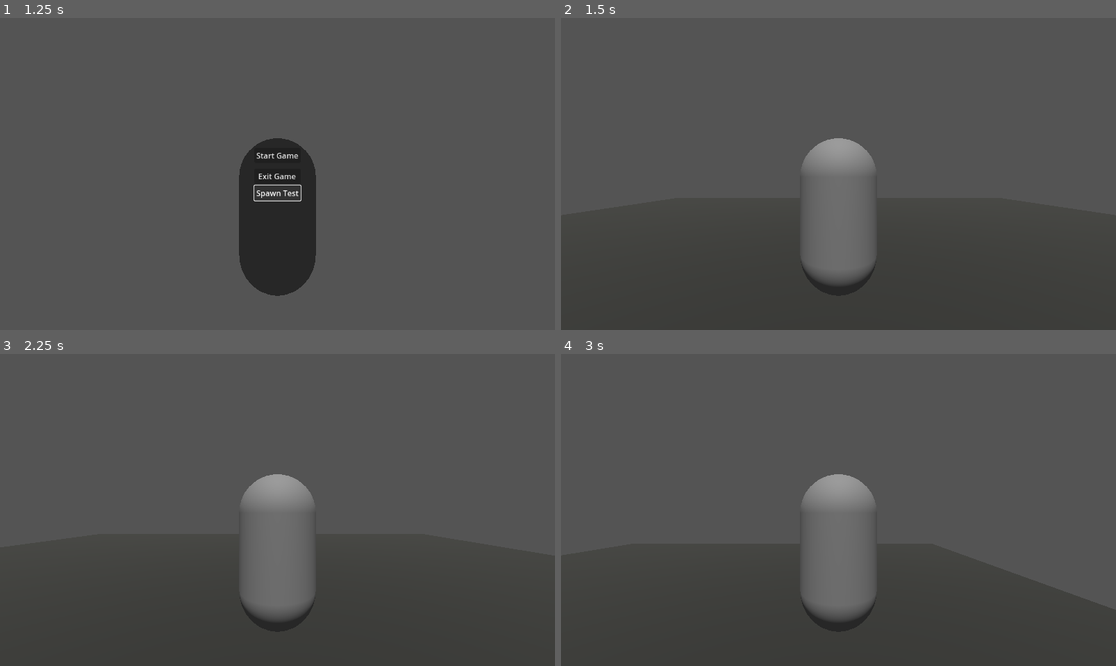
Above: before the commit, frames 1-4 (two rows, left to right).
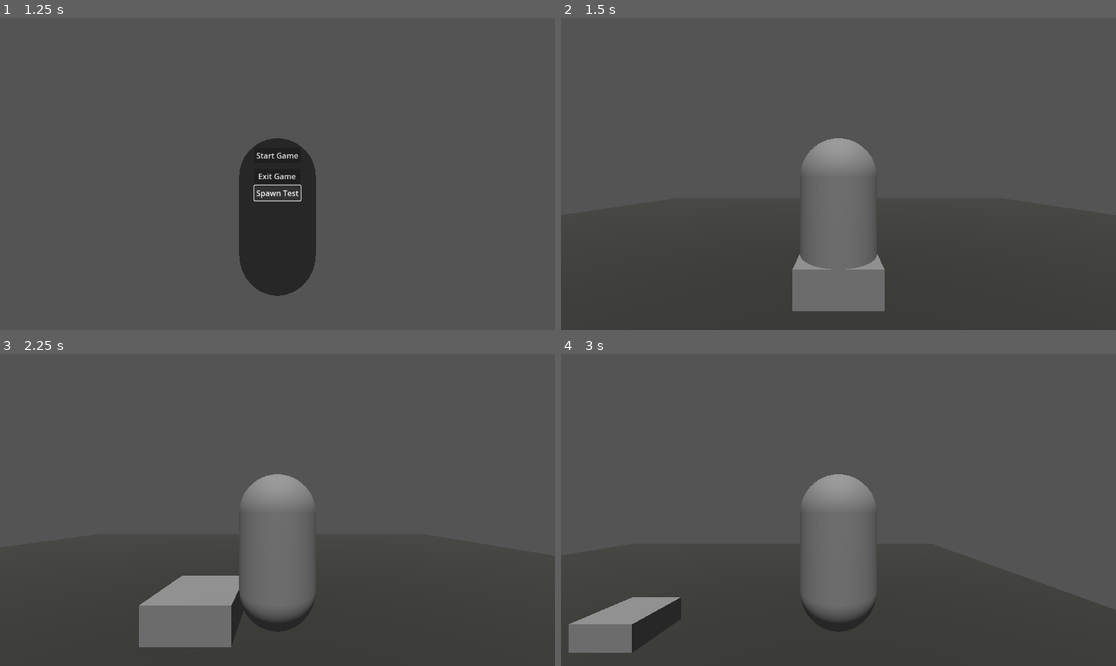
Above: after the commit, the same moments.

Repository: KaiserTorian/Project_Railway
Game: Godot game, scene res://scenes/GUI/title_screen.tscn
Same seed, same stepped clock (60 frames per second), same inputs: the game is played once before the commit and once after it.
Inputs (mouse positions are in pixels of both pictures, inside the frame that each line leads up to):
- Up to frame 1 (1.25 s): click "Spawn Test" at 0.5 s
- Up to frame 2 (1.5 s): click "Start Game" at 1.25 s
- Up to frame 3 (2.25 s): tap Enter at 2 s; move the mouse to (399, 494) at 2.02 s; hold D (cc_right) from 2.03 s (still down)
- Up to frame 4 (3 s): tap Space (cc_jump) at 2.27 s; move the mouse to (727, 525) at 2.77 s; release D (cc_right) at 2.78 s; hold S (cc_backward) from 2.78 s (still down)

Frame 1 is identical in both runs. In frame 2, 2.2% of the frame differs, in the area x 41-59%, y 75-94%; in frame 3, 3.5%, in the area x 25-44%, y 71-94%; in frame 4, 2.0%.
Error before the commit: Invalid access to property or key 'item_spawned' on a base object of type 'Node3D (item_manager.gd)'. (res://scenes/test_scene.tscn::GDScript_a5oyu:15)

Commit message:
itemManager

Diff:
--- a/items/item_base.gd
+++ b/items/item_base.gd
@@ -2,12 +2,14 @@
 extends Node3D
 
 ## This is the base of the Item sceen that adds
-
-var item_prefab: ItemPrefab
+var uid: int
+var prefab: ItemPrefab
 var sprite: Image
-var model: PackedScene
 
 var components: Array[ItemComponents]
+
+@onready var item_mesh: MeshInstance3D = $MeshInstance3D
+
 
 func _ready() -> void:
 	self.update_model()
@@ -17,16 +19,17 @@
 		component.ready()
 
 
-func update_model(new_model: PackedScene = null):
-	if new_model == null:
-		self.model = self.item_prefab.item_model
+func update_model(new_mesh: Mesh = null):
+	if new_mesh == null:
+		print(self)
+		self.item_mesh.mesh = prefab.item_mesh
 	else:
-		self.model = new_model
+		self.item_mesh.mesh = new_mesh
 
 
 func update_sprite(new_sprite: Image = null):
 	if new_sprite == null:
-		self.sprite = self.item_prefab.item_sprite
+		self.sprite = self.prefab.item_sprite
 	else:
 		self.sprite = new_sprite
 
--- a/items/item_components/new_resource.tres
+++ b/items/item_components/new_resource.tres
@@ -4,5 +4,6 @@
 
 [resource]
 script = ExtResource("1_x8oyi")
+test_var1 = 234234
 component_description = "test_comp,test_comp"
 metadata/_custom_type_script = "uid://dve71emj27cqi"
--- a/items/item_prefabs/item_prefab.gd
+++ b/items/item_prefabs/item_prefab.gd
@@ -13,7 +13,7 @@
 
 #FIXME: The string is just a place holder I need a 3D model
 @export_subgroup("model")
-@export var item_model: PackedScene
+@export var item_mesh: Mesh = BoxMesh.new()
 @export var model_offset: Vector3
 
 @export_subgroup("sprite")
--- a/items/item_prefabs/test_item1.tres
+++ b/items/item_prefabs/test_item1.tres
@@ -1,14 +1,13 @@
-[gd_resource type="Resource" script_class="ItemPrefab" load_steps=5 format=3 uid="uid://dcvbeqr7wiyo7"]
+[gd_resource type="Resource" script_class="ItemPrefab" load_steps=4 format=3 uid="uid://dcvbeqr7wiyo7"]
 
 [ext_resource type="Script" uid="uid://henk1sksno5l" path="res://items/item_prefabs/item_prefab.gd" id="1_cu8xr"]
 [ext_resource type="Script" uid="uid://5s6gtr4g8wph" path="res://items/item_components/item_components.gd" id="1_d8nbd"]
-[ext_resource type="Script" uid="uid://dve71emj27cqi" path="res://items/item_components/test_comp.gd" id="2_d8nbd"]
-
-[sub_resource type="Resource" id="Resource_5qyq1"]
-script = ExtResource("2_d8nbd")
-metadata/_custom_type_script = "uid://dve71emj27cqi"
+[ext_resource type="Resource" uid="uid://xsfdacqfn4wq" path="res://items/item_components/new_resource.tres" id="2_j17ym"]
 
 [resource]
 script = ExtResource("1_cu8xr")
-components = Array[ExtResource("1_d8nbd")]([SubResource("Resource_5qyq1")])
+identifier = "test_1"
+item_name = "Test_1"
+item_description = "Das ist ein Test Item"
+components = Array[ExtResource("1_d8nbd")]([ExtResource("2_j17ym")])
 metadata/_custom_type_script = "uid://henk1sksno5l"
--- a/scenes/test_scene.tscn
+++ b/scenes/test_scene.tscn
@@ -1,6 +1,7 @@
-[gd_scene load_steps=6 format=3 uid="uid://crmwp0pdxv0dl"]
+[gd_scene load_steps=7 format=3 uid="uid://crmwp0pdxv0dl"]
 
 [ext_resource type="Script" uid="uid://dfal78xoae7t0" path="res://scenes/characters_spawn_node.gd" id="1_g7g4h"]
+[ext_resource type="Resource" uid="uid://dcvbeqr7wiyo7" path="res://items/item_prefabs/test_item1.tres" id="1_j8ivh"]
 
 [sub_resource type="WorldBoundaryShape3D" id="WorldBoundaryShape3D_a5oyu"]
 
@@ -17,17 +18,16 @@
 extends Node3D
 
 # The parent of the spawend item
-@export var parent_node: Node3D
+@export var item: ItemPrefab
 
 
-# TODO: Fix the random error when spawning an Item
-# TODO: Let it spawn items per signal so we only need one spawner or the spawner node accses an Glabal ItemManager
-#		that spawnes and deletes the iten we want
-
+func _ready() -> void:
+	ItemManager.spawn_item(item)
 
 func _process(_delta: float) -> void:
 	if Input.is_action_just_pressed(\"ui_accept\"):
-		ItemManager.item_spawned.emit(\"res://items/weapon.tscn\",false,self,Vector3(0,0,0))
+		ItemManager.spawn_item(item)
+		print('item spawn')
 	if Input.is_action_just_pressed(\"ui_down\"):
 		if self.get_child_count() > 0:
 			ItemManager.item_deleted.emit(self.get_child(0))
@@ -49,6 +49,7 @@
 [node name="Items" type="Node3D" parent="."]
 transform = Transform3D(1, 0, 0, 0, 1, 0, 0, 0, 1, 0, 2.0328803, 0)
 script = SubResource("GDScript_a5oyu")
+item = ExtResource("1_j8ivh")
 
 [node name="Characters" type="Node3D" parent="."]
 transform = Transform3D(1, 0, 0, 0, 1, 0, 0, 0, 1, 0, 5.913432, 0)
--- a/scripts/globals/character_manager.gd
+++ b/scripts/globals/character_manager.gd
@@ -1,13 +1,14 @@
 extends Node3D
-
-signal charcter_spawned(character: CharacterManager, is_player:bool)
-signal charcter_despawned(is_player:bool)
 
 var all_characters: Dictionary[int,CharacterPrefab] = {}
 var all_players: Dictionary[int,CharacterPrefab] = {}
 
-
-func spawn_character(scene_path: String, spawn_position: Vector3, spawn_rotation: Vector3, is_player: bool = false, _parent: Node3D = self):
+# FIXME: when already a player exists delete the old one or teleport to spawn pos
+func spawn_character(scene_path: String,
+		spawn_position: Vector3,
+		spawn_rotation: Vector3,
+		is_player: bool = false,
+		parent: Node3D = null):
 
 	if is_player and get_viewport().get_camera_3d() != null:
 		return
@@ -15,20 +16,22 @@
 	var character: PackedScene = ResourceLoader.load(scene_path)
 	var character_instance: CharacterPrefab = character.instantiate()
 
-	self.add_child(character_instance,true)
-
 	var uid = Uid.get_new_id(character_instance)
+	self.all_characters[uid] = character_instance
+	if is_player:
+		self.all_players[uid] = character_instance
 
 	character_instance.character_uid = uid
 	character_instance.is_player = is_player
+
+	if parent == null:
+		self.add_child(character_instance,true)
+	else:
+		parent.add_child(character_instance,true)
+
 	character_instance.global_position = spawn_position
 	character_instance.global_rotation = spawn_rotation
 
-	all_characters[uid] = character_instance
-	if is_player:
-		all_players[uid] = character_instance
-
-	charcter_spawned.emit(character_instance,is_player)
 
 func despawn_character(character: CharacterPrefab):
 	if character == null:
@@ -42,7 +45,6 @@
 
 	character.queue_free()
 
-	charcter_despawned.emit(is_player)
 
 func despawn_all_characters():
 	for index in all_characters:
--- a/scripts/globals/item_manager.gd
+++ b/scripts/globals/item_manager.gd
@@ -1,14 +1,49 @@
 extends Node3D
 
 
-const BASE_ITEM_SCENE: PackedScene = preload("res://scenes/GUI/loading_scene.tscn")
-var all_items:Dictionary[int,ItemPrefab] = {}
+const BASE_ITEM_SCENE: PackedScene = preload("res://items/base_item.tscn")
+var all_items:Dictionary[int,ItemBase] = {}
 
 
 func spawn_item(item_prefab: ItemPrefab,
 		spawn_position: Vector3 = Vector3(0,0,0),
 		spawn_rotation: Vector3 = Vector3(0,0,0),
-		in_inventory: bool = false,
-		_parent: Node3D = self):
+		_in_inventory: bool = false,
+		parent: Node3D = self):
 
-	pass
+	if item_prefab == null:
+		push_warning("item_prefab in spawn_item() is null")
+		return
+
+	var item_instance: ItemBase = BASE_ITEM_SCENE.instantiate()
+
+	var uid = Uid.get_new_id(item_instance)
+	self.all_items[uid] = item_instance
+
+	item_instance.uid = uid
+	item_instance.prefab = item_prefab
+	item_instance.components = item_prefab.components
+
+	if parent == null:
+		self.add_child(item_instance,true)
+	else:
+		parent.add_child(item_instance,true)
+
+	item_instance.global_position = spawn_position
+	item_instance.global_rotation = spawn_rotation
+
+
+
+func despawn_item(item: ItemBase):
+	if item == null:
+		return
+
+	if not item.uid == null:
+		self.all_items.erase(item.uid)
+
+	item.queue_free()
+
+
+func despawn_all_item():
+	for index in self.all_items:
+		despawn_item(self.all_items[index])
